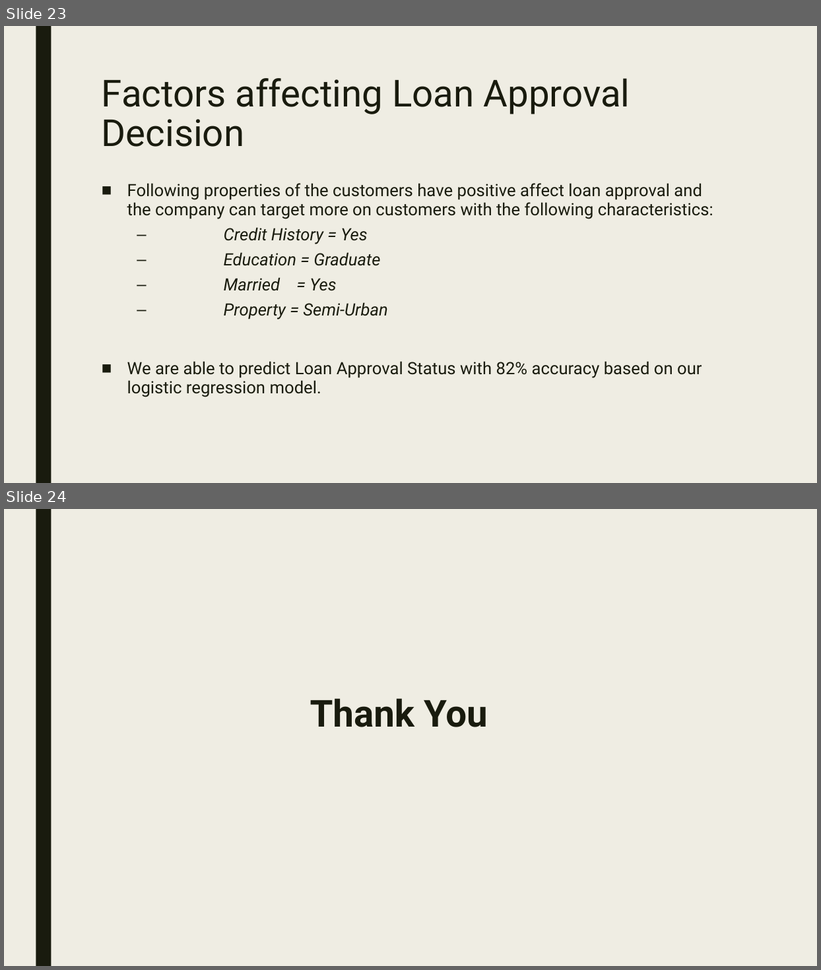
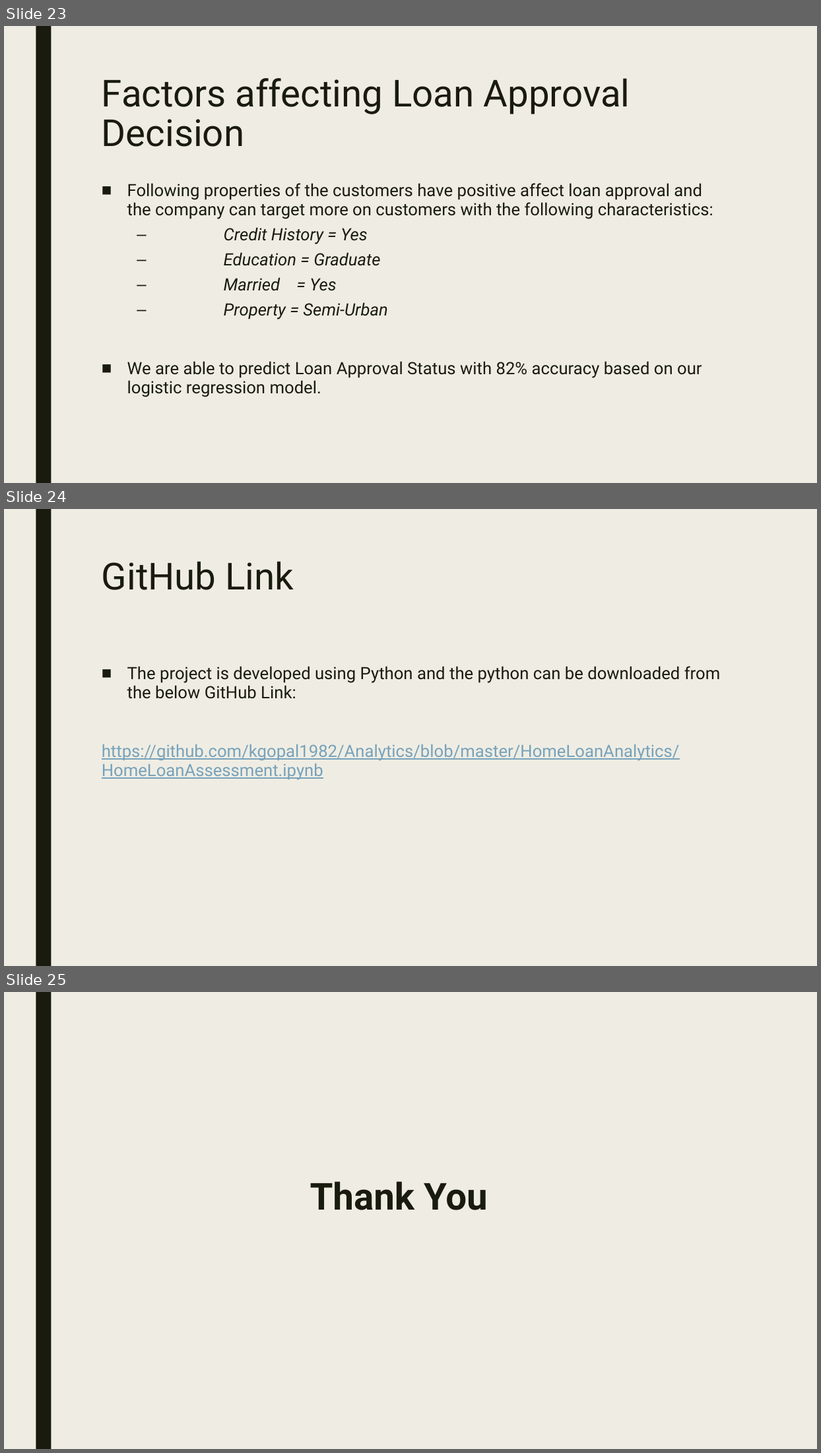
Before and after one commit to krisgop2010/Analytics, a slide deck: HomeLoanAnalytics/Krishna Goswami_Module2_HomeLoanAnalytics.pptx. Shown one above the other, each under a label of ours: slides 23 and 24 before the commit, slides 23, 24 and 25 after it. The pictures are 821x970 and 821x1453 pixels, drawn with LibreOffice and Linux fonts; fonts in the diff are those of the drawing. Boxes give left, top, right and bottom in pixels: in the first picture for what was removed or moved away, otherwise in the second. Text is boxed around its words. In the diff, an @@ line names an element or a change of style, - is before the commit and + after.

```diff
--- a/HomeLoanAnalytics/Krishna Goswami_Module2_HomeLoanAnalytics.pptx
+++ b/HomeLoanAnalytics/Krishna Goswami_Module2_HomeLoanAnalytics.pptx
@@ slide 24 added at box(4, 509, 817, 966), background #EFEDE3; not listed: 1 template element that a slide beside it also shows @@
@@ title added at box(102, 561, 294, 590), 44 pt, text #191B0E @@
+GitHub Link
@@ text added at box(102, 666, 721, 780), 20 pt, text #77A2BB, underline @@
+■ The project is developed using Python and the python can be downloaded from the below GitHub Link:
+https://github.com/kgopal1982/Analytics/blob/master/HomeLoanAnalytics/HomeLoanAssessment.ipynb
@@ what was slide 24 is now slide 25 @@
```
